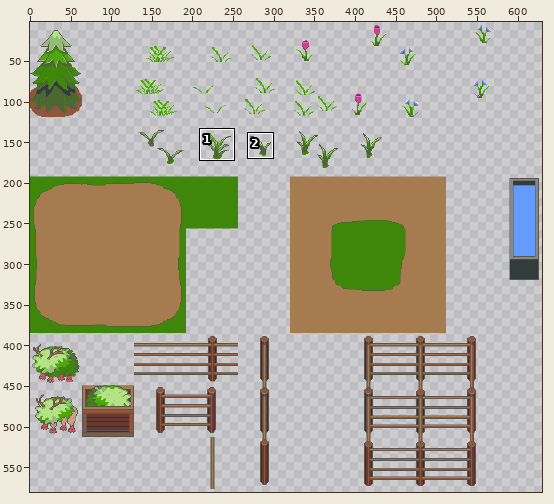
Pixel-art file, stored at assets/maps/aseprite/forest_scenary.aseprite. Above, an overview of the earlier version with the close-up marked.
Close-up. Old version:
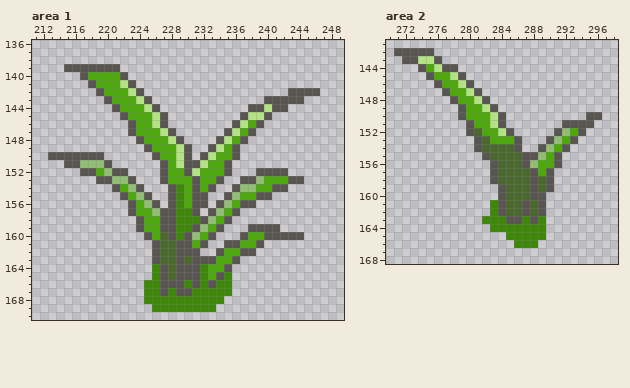
640x640 pixels, 1 frame. Shown: area 1: x 211..249, y 136..170; area 2: x 270..298, y 141..168. The wide view leaves out empty margins. The commit also changed other parts of the picture, which this record leaves out.
After:
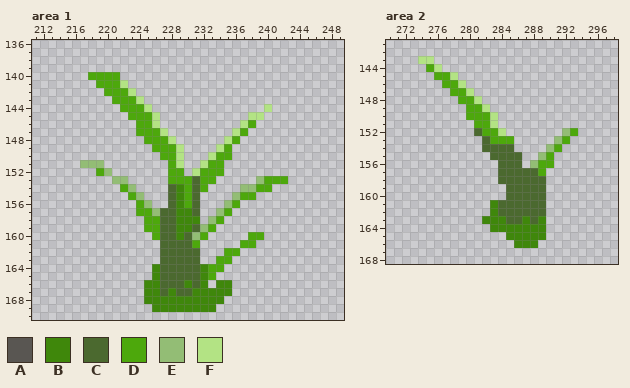
Palette (. is transparent): A #595652  B #3f870b  C #4b692f  D #4da80c  E #93bd75  F #b3e384
Difference:
layer "Layer" added
layer "Layer 1" removed
Changed rows in their new state; - is an unchanged pixel.
Area 1:
first column x 213:
139 --.......-------------------------
140 ----.----.------------------------
141 -----.----.-----------------------
142 ------.----.------------------....
143 -------.----.--------------.....--
144 --------.----.-----------..-..----
145 ---------.----.---------.--.------
146 ----------.---.--------.--.-------
147 ----------.----.------.--.--------
148 -----------.----.----.--.---------
149 ------------.----.--.--.----------
150 .......------.---.-.---.----------
151 --..---.------.--..---.-----------
152 ----..--..----.--.----.---....----
153 ------..--.---.---C--.--..----..--
154 --------.--.---C--C-.--.----..----
155 ---------.--.--C--C.--.---..------
156 ----------.--.-C--C.-.--..--------
157 ----------.---CC--C-.--.----------
158 -----------.--CC---.--.-----------
159 -----------.--CC--C--.---....-----
160 ------------.--C-C--.---.--.....--
161 -------------.--CC-.--..--.-------
162 -------------.--CCC--.--..--------
163 -------------.--C-C..--.----------
164 --------------C-CCC---.-----------
165 --------------C-CCC--..-----------
166 --------------CCC-C-.-------------
167 --------------C-CC----------------
Area 2:
first column x 271:
142 .....---------------------
143 -..--.--------------------
144 ---.--..------------------
145 ----.---.-----------------
146 -----.---.----------------
147 ------.---.---------------
148 -------.---.--------------
149 --------.---.-------------
150 --------.----.----------..
151 ---------.---.-------....-
152 ---------.----.-----.--.--
153 ----------.----.---.--.---
154 ----------.----.--.--.----
155 -----------.----..--.-----
156 ------------.---.---.-----
157 ------------.----C-.------
158 ------------.----C-.------
159 -------------.---C-.------
160 -------------.---CC-------
161 -------------C--C-C-------
162 -------------C--C-C-------
163 --------------CC-C--------
